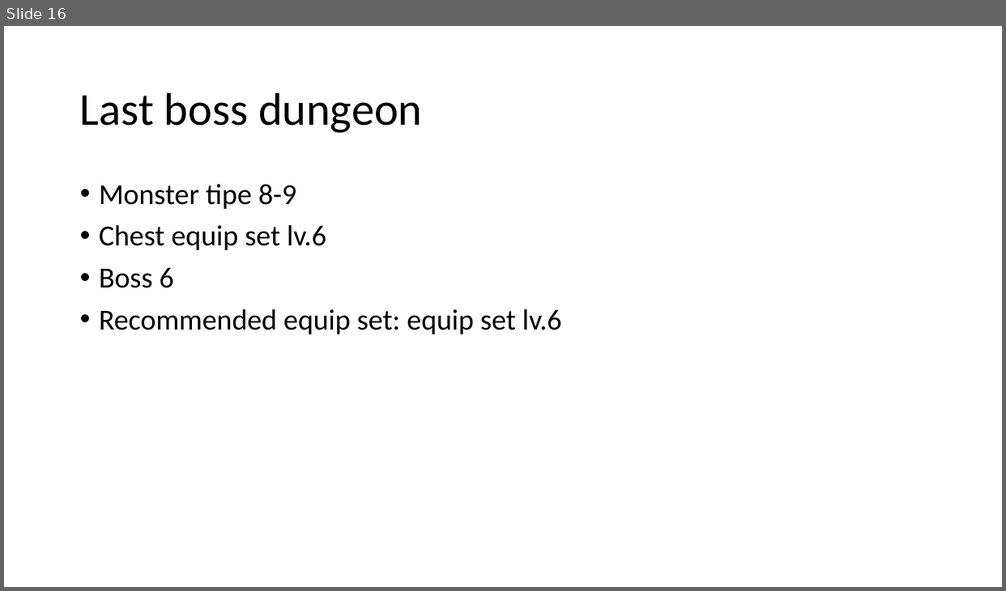
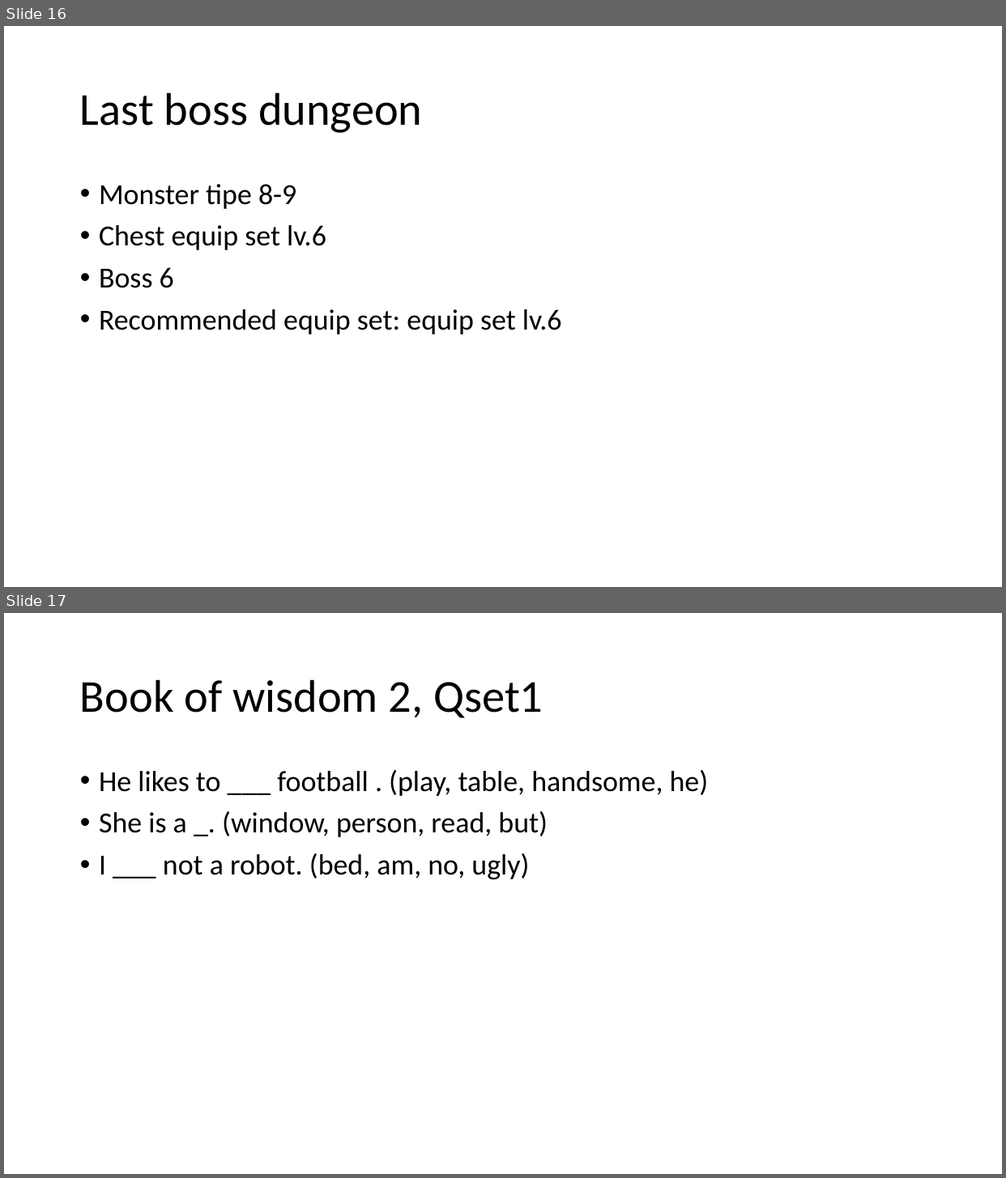
Before and after one commit to nawamkihafahd/PowerOfWisdom, a slide deck: Konsep.pptx. Shown one above the other, each under a label of ours: slide 16 before the commit, slides 16 and 17 after it. The pictures are 1006x591 and 1006x1178 pixels, drawn with LibreOffice and Linux fonts; fonts in the diff are those of the drawing. Boxes give left, top, right and bottom in pixels: in the first picture for what was removed or moved away, otherwise in the second. Text is boxed around its words. In the diff, an @@ line names an element or a change of style, - is before the commit and + after.

```diff
--- a/Konsep.pptx
+++ b/Konsep.pptx
@@ slide 17 added at bbox=[4, 613, 1002, 1174], background #FFFFFF @@
@@ title added at bbox=[80, 679, 543, 718], 44 pt, text #000000 @@
+Book of wisdom 2, Qset1
@@ text added at bbox=[99, 770, 709, 879], 28 pt, text #000000 @@
+• He likes to ___ football . (play, table, handsome, he)
+• She is a _. (window, person, read, but)
+• I ___ not a robot. (bed, am, no, ugly)
```
Also in this commit, not shown: 1 slide changed, 25 other slides added, 1 other file.
